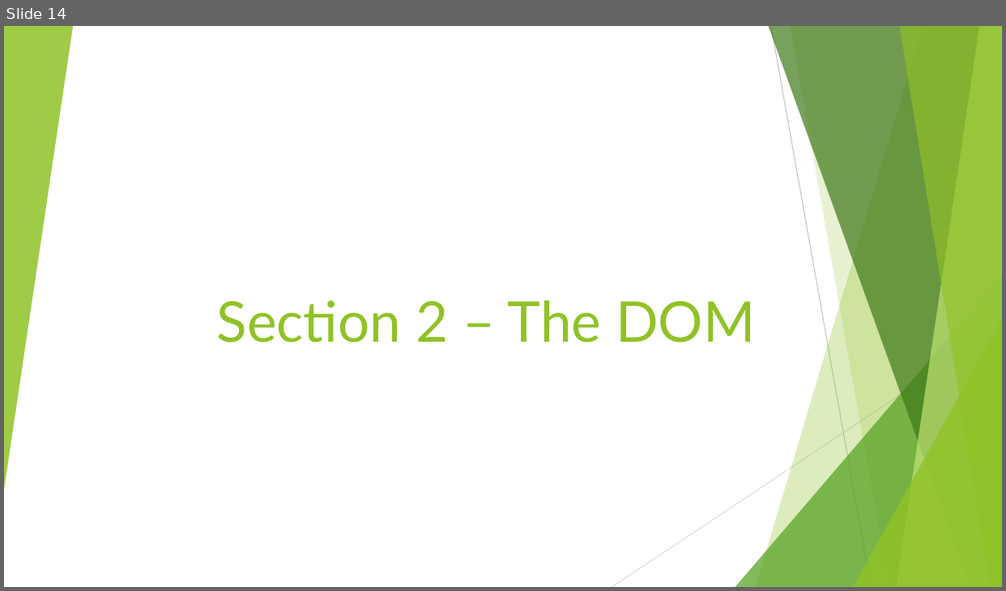
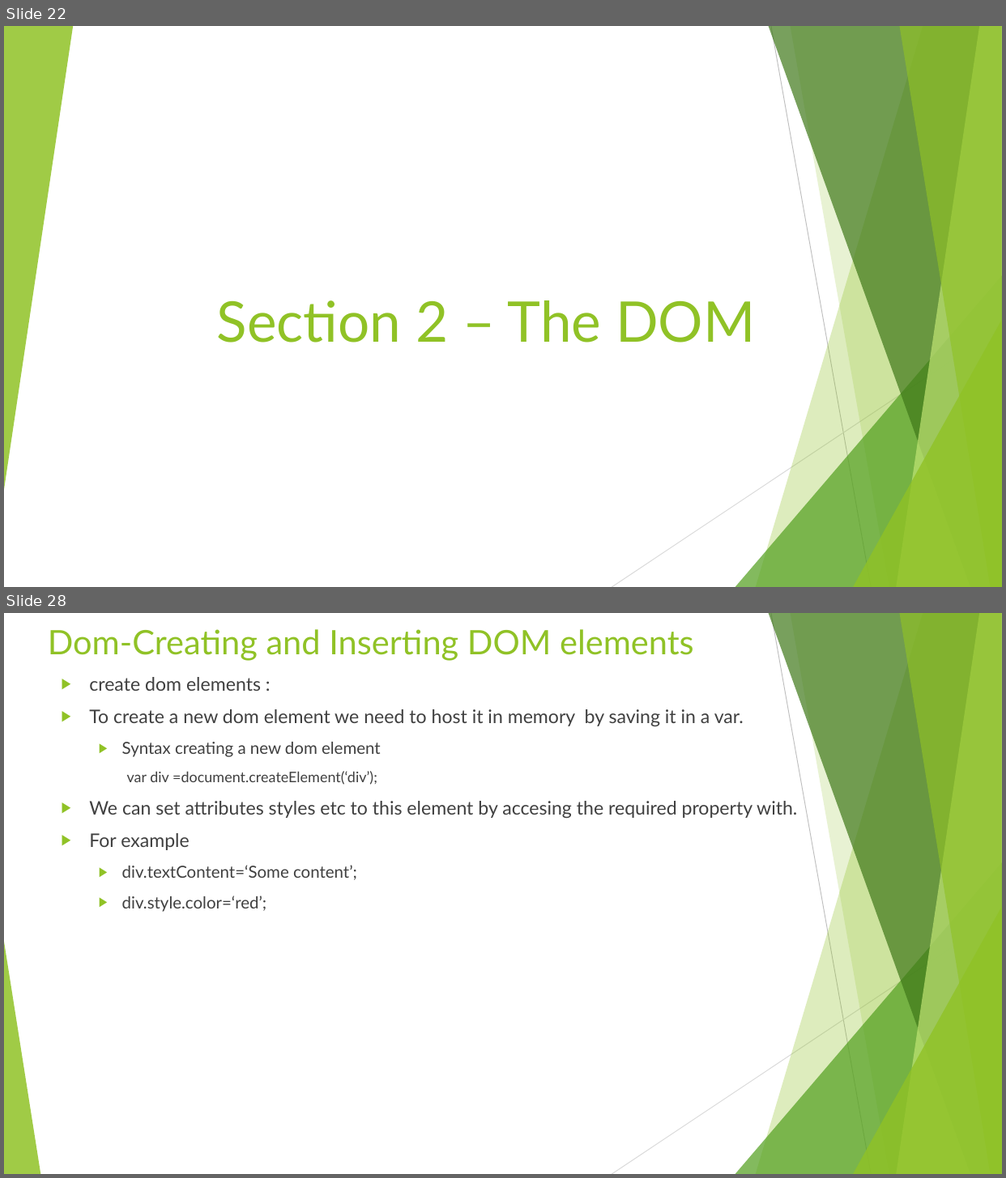
Before and after one commit to rudhrainfogain/JavaScript, a slide deck: PPT/JavaScriptTraining.pptx. Shown one above the other, each under a label of ours: slide 14 before the commit, slides 22 and 28 after it; the slides between them are not shown. The pictures are 1006x591 and 1006x1178 pixels, drawn with LibreOffice and Linux fonts; fonts in the diff are those of the drawing. Boxes give left, top, right and bottom in pixels: in the first picture for what was removed or moved away, otherwise in the second. Text is boxed around its words. In the diff, an @@ line names an element or a change of style, - is before the commit and + after.

```diff
--- a/PPT/JavaScriptTraining.pptx
+++ b/PPT/JavaScriptTraining.pptx
@@ slide 28 added at box(4, 613, 1002, 1174), background #FFFFFF; not listed: 9 template elements that a slide beside it also shows @@
@@ title added at box(48, 629, 694, 661), 32.4 pt, text #90C226 @@
+Dom-Creating and Inserting DOM elements
@@ text added at box(89, 677, 797, 912), 18 pt, text #404040 @@
+▶ create dom elements :
+▶ To create a new dom element we need to host it in memory by saving it in a var.
+  ▶ Syntax creating a new dom element
+    var div =document.createElement(‘div’);
+▶ We can set attributes styles etc to this element by accesing the required property with.
+▶ For example
+  ▶ div.textContent=‘Some content’;
+  ▶ div.style.color=‘red’;
@@ triangle added at box(4, 942, 40, 1174), fill #90C226 at 85% opacity @@
@@ what was slide 14 is now slide 22 @@
```
Also in this commit, not shown: 14 other slides added, 2 other files.
